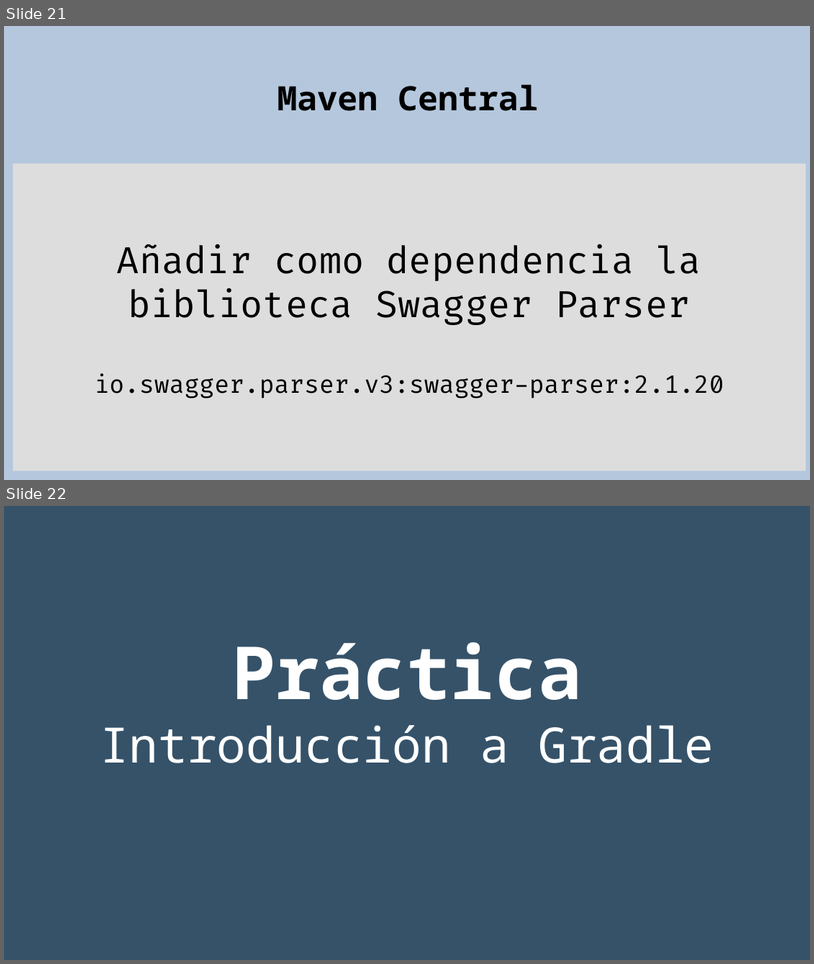
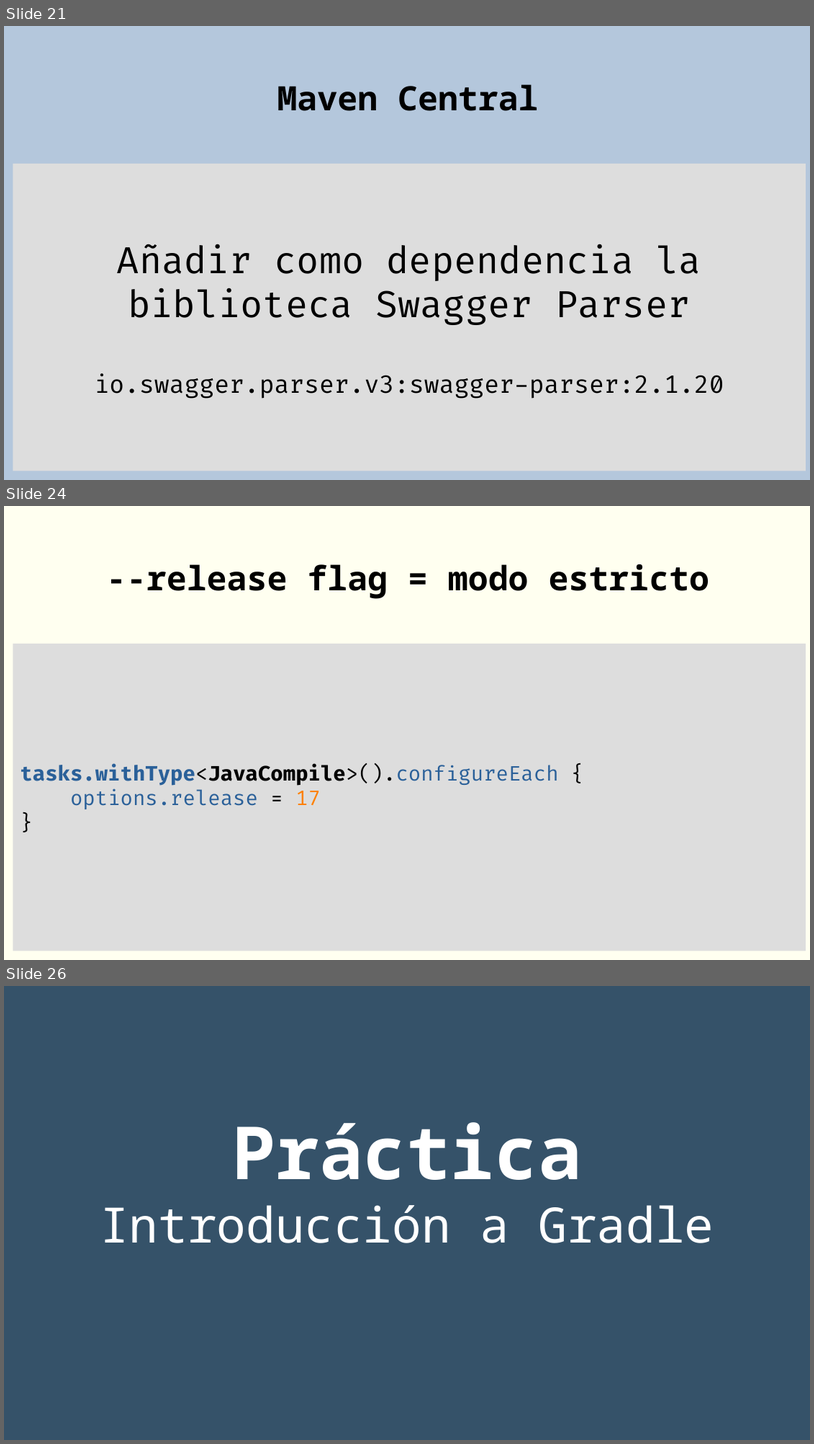
Before and after one commit to rgmf/eed2425, a slide deck: ut/03_instalacion_y_uso_de_entornos_de_desarrollo/presentacion/gradle.odp. Shown one above the other, each under a label of ours: slides 21 and 22 before the commit, slides 21, 24 and 26 after it; the slides between them are not shown. The pictures are 814x964 and 814x1444 pixels, drawn with LibreOffice and Linux fonts; fonts in the diff are those of the drawing. Boxes give left, top, right and bottom in pixels: in the first picture for what was removed or moved away, otherwise in the second. Text is boxed around its words. In the diff, an @@ line names an element or a change of style, - is before the commit and + after.

```diff
--- a/ut/03_instalacion_y_uso_de_entornos_de_desarrollo/presentacion/gradle.odp
+++ b/ut/03_instalacion_y_uso_de_entornos_de_desarrollo/presentacion/gradle.odp
@@ slide 24 added at [4,506,810,960], background #FFFFF0 @@
@@ title added at [106,564,710,599], 33 pt, text #000000, bold @@
+--release flag = modo estricto
@@ rectangle added at [13,644,806,951], fill #DDDDDD, 20 pt, text #2A6099 @@
+tasks.withType<JavaCompile>().configureEach {
+options.release = 17
+}
@@ what was slide 22 is now slide 26 @@
```
Also in this commit, not shown: 3 other slides added, 2 other files.
